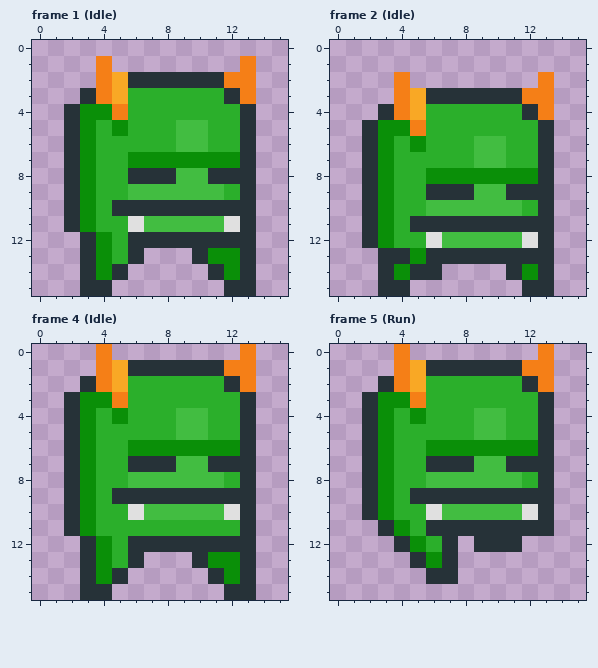
A pixel-art file gets an edit: Assets/Sprites/Asperite/enemy1.aseprite. The picture above is the old version.
16x16 pixels, 10 frames. Shown: frame 1 (Idle), frame 2 (Idle), frame 4 (Idle), frame 5 (Run). The commit also changed other frames, which this record leaves out.
New version:
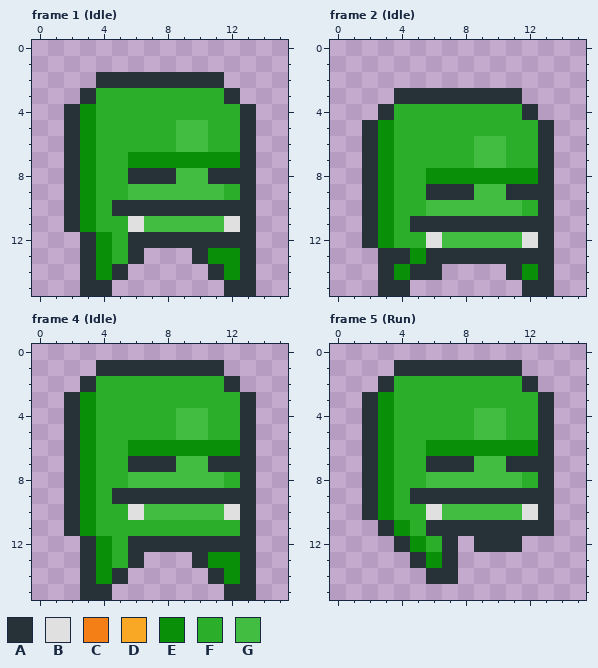
Palette (. is transparent): A #263238  B #e0e0e0  C #f57f17  D #f9a825  E #0a8f08  F #2baf2b  G #42bd41
The exact change:
Frame 1 (Idle):
y 1: x 4 C -> .; x 13 C -> .
y 2: x 4..5 CD -> AA; x 12..13 CC -> ..
y 3: x 4..5 CD -> FF; x 13 C -> .
y 4: x 4..5 EC -> FF
y 5: x 5 E -> F
Frame 2 (Idle):
y 2: x 4 C -> .; x 13 C -> .
y 3: x 4..5 CD -> AA; x 12..13 CC -> ..
y 4: x 4..5 CD -> FF; x 13 C -> .
y 5: x 4..5 EC -> FF
y 6: x 5 E -> F
Frame 4 (Idle):
y 0: x 4 C -> .; x 13 C -> .
y 1: x 4..5 CD -> AA; x 12..13 CC -> ..
y 2: x 4..5 CD -> FF; x 13 C -> .
y 3: x 4..5 EC -> FF
y 4: x 5 E -> F
Frame 5 (Run): the same change as frame 4 (Idle)
Where, in picture pixels (left, top, right, bottom), the same in both pictures:
changed: (96, 56, 128, 136)
erased: (224, 56, 256, 104)
changed: (394, 72, 426, 152)
erased: (522, 72, 554, 120)
changed: (96, 344, 128, 424)
erased: (224, 344, 256, 392)
changed: (394, 344, 426, 424)
erased: (522, 344, 554, 392)
